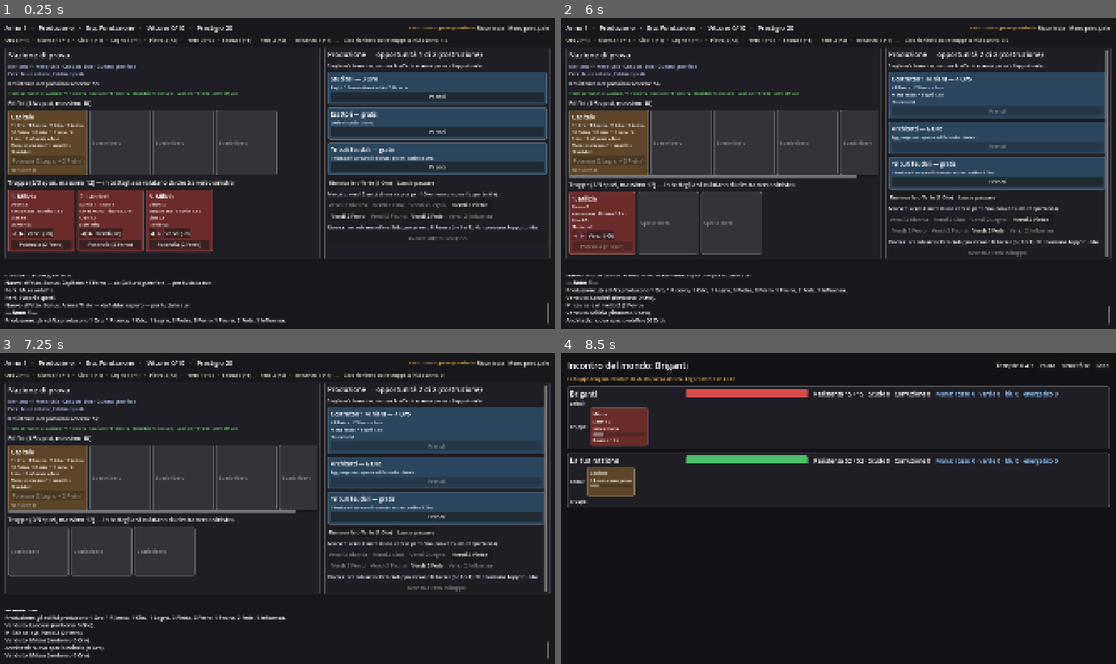
Above: before the commit, frames 1-4 (two rows, left to right).
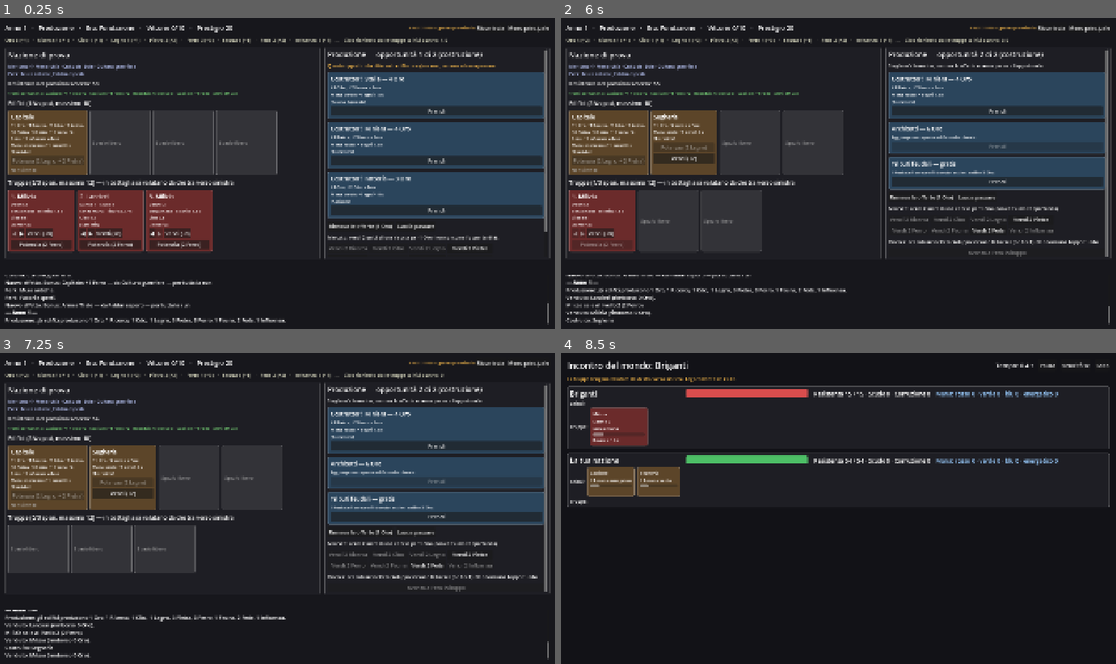
Above: after the commit, the same moments.

Repository: Bazelguese/Ultralopolis
Game: Godot game, scene res://scenes/main.tscn
Two runs of this game, one before a commit and one after it. Both use one fixed random seed, a clock stepped at 60 frames per second and the inputs below. This scene is started directly instead of the project's main scene.
Inputs:
- Up to frame 1 (0.25 s): no input
- Up to frame 2 (6 s): click "Ricomincia" at 0.5 s; click "▶" at 1.25 s; click "Vendi (+0)" at 2 s; click "Potenzia (2 Ferro)" at 2.75 s; click "▶" at 3.5 s; click "◀" at 4.25 s; click "Vendi (+0)" at 5 s; click "Prendi" at 5.75 s
- Up to frame 3 (7.25 s): click "Vendi (+0)" at 6.5 s
- Up to frame 4 (8.5 s): click "Prendi" at 7.25 s; click "Affronta" at 8 s

The runs differ from the first frame. In frame 1, 12% of the frame differs, in the area x 59-99%, y 10-75%; in frame 2, 4.7%; in frame 3, 4.2%; in frame 4, 0.8%.

Commit message:
Prima opportunità solo edifici o truppe, azioni pagate in altre risorse, rinnovo minimo 1 Oro
Dopo le prime partite di Davide: in ogni fase la prima opportunità mostra 3 elementi diversi
(edifici in Produzione, truppe in Preparazione); Studiosi, Addestramento, Fortificazioni,
Ambasciata e Processione costano Legno, Ferro, Pietra, Influenza e Fede invece dell'Oro; il
rinnovo costa sempre almeno 1 Oro. GDD v0.19. 4 nuovi test.

Co-Authored-By: Claude Opus 5.5 <noreply@anthropic.com>
Claude-Session: https://claude.ai/code/session_01X2nUZJAwTYNCuuG8byFzbC

Diff:
--- a/data/catalog/opportunities/addestramento.tres
+++ b/data/catalog/opportunities/addestramento.tres
@@ -1,15 +1,20 @@
 [gd_resource type="Resource" script_class="OpportunityDef" format=3]
 
 [ext_resource type="Script" path="res://scripts/sim/data/modifier_def.gd" id="1_jtroy"]
+[ext_resource type="Script" path="res://scripts/sim/data/resource_amounts.gd" id="1_whodr"]
 [ext_resource type="Resource" path="res://data/catalog/modifiers/addestramento.tres" id="2_whodr"]
 [ext_resource type="Script" path="res://scripts/sim/data/opportunity_def.gd" id="3_q2ip7"]
+
+[sub_resource type="Resource" id="Resource_q2ip7"]
+script = ExtResource("1_whodr")
+ferro = 2
 
 [resource]
 script = ExtResource("3_q2ip7")
 id = &"addestramento"
 display_name = "Addestramento"
-description = "Per un anno, una truppa a tua scelta ha la ricarica più corta del 25%."
+description = "Paghi 2 Ferro: per un anno, una truppa a tua scelta ha la ricarica più corta del 25%."
 phase = 1
 kind = 5
-cost_gold = 3
+cost_resources = SubResource("Resource_q2ip7")
 modifiers = Array[ExtResource("1_jtroy")]([ExtResource("2_whodr")])
--- a/data/catalog/opportunities/ambasciata.tres
+++ b/data/catalog/opportunities/ambasciata.tres
@@ -1,13 +1,18 @@
 [gd_resource type="Resource" script_class="OpportunityDef" format=3]
 
+[ext_resource type="Script" path="res://scripts/sim/data/resource_amounts.gd" id="1_jjuhv"]
 [ext_resource type="Script" path="res://scripts/sim/data/modifier_def.gd" id="1_wj15o"]
 [ext_resource type="Script" path="res://scripts/sim/data/opportunity_def.gd" id="2_jjuhv"]
+
+[sub_resource type="Resource" id="Resource_463n5"]
+script = ExtResource("1_jjuhv")
+influenza = 2
 
 [resource]
 script = ExtResource("2_jjuhv")
 id = &"ambasciata"
 display_name = "Ambasciata"
-description = "Accorcia di 1 anno un malus attivo; se si azzera, sparisce."
+description = "Paghi 2 Influenza: accorcia di 1 anno un malus attivo; se si azzera, sparisce."
 phase = 1
 kind = 6
-cost_gold = 4
+cost_resources = SubResource("Resource_463n5")
--- a/data/catalog/opportunities/esclusive/processione.tres
+++ b/data/catalog/opportunities/esclusive/processione.tres
@@ -1,15 +1,20 @@
 [gd_resource type="Resource" script_class="OpportunityDef" format=3]
 
 [ext_resource type="Script" path="res://scripts/sim/data/modifier_def.gd" id="1_5dtau"]
+[ext_resource type="Script" path="res://scripts/sim/data/resource_amounts.gd" id="1_ro0g5"]
 [ext_resource type="Resource" path="res://data/catalog/modifiers/fervore.tres" id="2_ro0g5"]
 [ext_resource type="Script" path="res://scripts/sim/data/opportunity_def.gd" id="3_dcvvf"]
+
+[sub_resource type="Resource" id="Resource_dcvvf"]
+script = ExtResource("1_ro0g5")
+fede = 2
 
 [resource]
 script = ExtResource("3_dcvvf")
 id = &"processione"
 display_name = "Processione"
-description = "Paghi 2 Oro: +15 Resistenza nel prossimo scontro con il fantasma."
+description = "Paghi 2 Fede: +15 Resistenza nel prossimo scontro con il fantasma."
 phase = 1
 kind = 5
-cost_gold = 2
+cost_resources = SubResource("Resource_dcvvf")
 modifiers = Array[ExtResource("1_5dtau")]([ExtResource("2_ro0g5")])
--- a/data/catalog/opportunities/fortificazioni.tres
+++ b/data/catalog/opportunities/fortificazioni.tres
@@ -1,15 +1,20 @@
 [gd_resource type="Resource" script_class="OpportunityDef" format=3]
 
+[ext_resource type="Script" path="res://scripts/sim/data/resource_amounts.gd" id="1_5yw5l"]
 [ext_resource type="Script" path="res://scripts/sim/data/modifier_def.gd" id="1_sx8yf"]
 [ext_resource type="Resource" path="res://data/catalog/modifiers/fortificazioni.tres" id="2_5yw5l"]
 [ext_resource type="Script" path="res://scripts/sim/data/opportunity_def.gd" id="3_tpe18"]
+
+[sub_resource type="Resource" id="Resource_tpe18"]
+script = ExtResource("1_5yw5l")
+pietra = 2
 
 [resource]
 script = ExtResource("3_tpe18")
 id = &"fortificazioni"
 display_name = "Fortificazioni"
-description = "+10 Resistenza nel prossimo scontro con il fantasma."
+description = "Paghi 2 Pietra: +10 Resistenza nel prossimo scontro con il fantasma."
 phase = 1
 kind = 5
-cost_gold = 3
+cost_resources = SubResource("Resource_tpe18")
 modifiers = Array[ExtResource("1_sx8yf")]([ExtResource("2_5yw5l")])
--- a/data/catalog/opportunities/studiosi.tres
+++ b/data/catalog/opportunities/studiosi.tres
@@ -1,13 +1,18 @@
 [gd_resource type="Resource" script_class="OpportunityDef" format=3]
 
+[ext_resource type="Script" path="res://scripts/sim/data/resource_amounts.gd" id="1_1t2q7"]
 [ext_resource type="Script" path="res://scripts/sim/data/modifier_def.gd" id="1_27gct"]
 [ext_resource type="Script" path="res://scripts/sim/data/opportunity_def.gd" id="2_1t2q7"]
+
+[sub_resource type="Resource" id="Resource_y4l4u"]
+script = ExtResource("1_1t2q7")
+legno = 3
 
 [resource]
 script = ExtResource("2_1t2q7")
 id = &"studiosi"
 display_name = "Studiosi"
-description = "Paghi 3 Oro e ottieni subito 3 Ricerca."
+description = "Paghi 3 Legno e ottieni subito 3 Ricerca."
 kind = 4
-cost_gold = 3
+cost_resources = SubResource("Resource_y4l4u")
 gain_research = 3
--- a/scripts/sim/data/opportunity_def.gd
+++ b/scripts/sim/data/opportunity_def.gd
@@ -29,6 +29,8 @@
 @export var cost_gold: int = 0
 ## Ricerca da pagare.
 @export var cost_research: int = 0
+## Altre risorse da pagare (es. Ferro per l'Addestramento, Influenza per l'Ambasciata).
+@export var cost_resources: ResourceAmounts
 
 @export_group("Guadagno")
 ## Oro ricevuto (SCAMBIO_RISORSE).
--- a/scripts/sim/data/run_rules.gd
+++ b/scripts/sim/data/run_rules.gd
@@ -48,5 +48,10 @@
 @export var alternatives_per_opportunity: int = 3
 ## Costo del primo rinnovo delle offerte.
 @export var reroll_base_cost: int = 1
+## Il rinnovo non costa mai meno di così, nemmeno con i bonus che lo riducono.
+@export var reroll_min_cost: int = 1
+## Opportunità della fase che mostra solo elementi: in Produzione 3 edifici,
+## in Preparazione 3 truppe (1 = la prima; 0 = nessuna).
+@export var dedicated_opportunity: int = 1
 ## Aumento del costo a ogni rinnovo.
 @export var reroll_cost_increase: int = 1
--- a/scripts/sim/run/offer.gd
+++ b/scripts/sim/run/offer.gd
@@ -12,6 +12,8 @@
 var price: int = 0
 ## Ricerca da pagare.
 var research_price: int = 0
+## Altre risorse da pagare (può essere null).
+var other_cost: ResourceAmounts
 
 
 var kind: OpportunityDef.Kind:
@@ -36,4 +38,6 @@
 		parts.append("%d Oro" % price)
 	if research_price > 0:
 		parts.append("%d Ricerca" % research_price)
+	if other_cost != null and not other_cost.is_empty():
+		parts.append(other_cost.describe())
 	return " + ".join(parts) if not parts.is_empty() else "gratis"
--- a/scripts/sim/run/run_state.gd
+++ b/scripts/sim/run/run_state.gd
@@ -180,7 +180,7 @@
 
 
 func reroll_cost() -> int:
-	return maxi(0, run_rules.reroll_base_cost + reroll_extra + modifiers.flat(ModifierDef.Effect.COSTO_RINNOVO))
+	return maxi(run_rules.reroll_min_cost, run_rules.reroll_base_cost + reroll_extra + modifiers.flat(ModifierDef.Effect.COSTO_RINNOVO))
 
 
 ## Resistenza con cui la nazione del giocatore inizia uno scontro (GDD §7.1.1).
@@ -425,6 +425,8 @@
 
 ## true se il Magazzino basta a pagare l'offerta (senza contare rimborsi di sostituzione).
 func can_afford(offer: Offer) -> bool:
+	if offer.other_cost != null and not can_pay(offer.other_cost):
+		return false
 	return gold >= offer.price and research >= offer.research_price
 
 
@@ -834,6 +836,8 @@
 ## Pesca a caso le alternative (GDD §4.2): tipi di opportunità diversi fra loro, tutti con la
 ## stessa probabilità; per costruttori e reclutatori si pesca poi l'elemento dell'era corrente.
 func _draw_offers() -> void:
+	if is_dedicated_opportunity() and _draw_dedicated_offers():
+		return
 	var pool: Array[OpportunityDef] = _available_opportunities()
 	var weights: Array[int] = []
 	for opportunity: OpportunityDef in pool:
@@ -853,6 +857,48 @@
 		offers.append(_make_offer(pool[pick]))
 		pool.remove_at(pick)
 		weights.remove_at(pick)
+
+
+## true se l'opportunità in corso mostra solo elementi (edifici in Produzione, truppe in Preparazione).
+func is_dedicated_opportunity() -> bool:
+	return is_shopping_phase() and opportunity_number == run_rules.dedicated_opportunity
+
+
+## Tre elementi diversi dell'era corrente (esclusivi compresi), tutti dello stesso tipo.
+## Restituisce false se nel catalogo manca l'opportunità adatta: si pesca allora come al solito.
+func _draw_dedicated_offers() -> bool:
+	var wanted_kind: OpportunityDef.Kind = OpportunityDef.Kind.COSTRUISCI_EDIFICIO if phase == Phase.PRODUZIONE else OpportunityDef.Kind.RECLUTA_TRUPPA
+	var wanted_phase: OpportunityDef.Phase = OpportunityDef.Phase.PRODUZIONE if phase == Phase.PRODUZIONE else OpportunityDef.Phase.PREPARAZIONE
+	var source: OpportunityDef = null
+	for opportunity: OpportunityDef in catalog.opportunities:
+		if opportunity.kind == wanted_kind and opportunity.phase == wanted_phase:
+			source = opportunity
+			break
+	if source == null:
+		return false
+	var count: int = maxi(1, run_rules.alternatives_per_opportunity + modifiers.flat(ModifierDef.Effect.ALTERNATIVE_OFFERTE))
+	offers = []
+	if wanted_kind == OpportunityDef.Kind.COSTRUISCI_EDIFICIO:
+		var pool: Array[BuildingDef] = _buildings_of_era()
+		for i: int in range(mini(count, pool.size())):
+			var pick: int = _rng.randi_range(0, pool.size() - 1)
+			var offer: Offer = Offer.new()
+			offer.opportunity = source
+			offer.building = pool[pick]
+			offer.price = offer.building.cost_gold
+			offers.append(offer)
+			pool.remove_at(pick)
+	else:
+		var pool: Array[TroopDef] = _troops_of_era()
+		for i: int in range(mini(count, pool.size())):
+			var pick: int = _rng.randi_range(0, pool.size() - 1)
+			var offer: Offer = Offer.new()
+			offer.opportunity = source
+			offer.troop = pool[pick]
+			offer.price = offer.troop.cost_gold
+			offers.append(offer)
+			pool.remove_at(pick)
+	return true
 
 
 ## Peso di un tipo di opportunità: 1, più 1 per ogni elemento dell'identità che lo favorisce.
@@ -905,6 +951,7 @@
 	offer.opportunity = opportunity
 	offer.price = opportunity.cost_gold
 	offer.research_price = opportunity.cost_research
+	offer.other_cost = opportunity.cost_resources
 	match opportunity.kind:
 		OpportunityDef.Kind.COSTRUISCI_EDIFICIO:
 			var buildings: Array[BuildingDef] = _buildings_of_era()
@@ -966,6 +1013,9 @@
 		return _fail("Risorse insufficienti (servono %s)." % offer.cost_text())
 	gold -= offer.price
 	research -= offer.research_price
+	if offer.other_cost != null:
+		for type: Res.Type in Res.NAMES:
+			stock[type] -= offer.other_cost.internal(type)
 	return true
 
 
--- a/scripts/ui/main_ui.gd
+++ b/scripts/ui/main_ui.gd
@@ -362,7 +362,11 @@
 func _show_opportunity() -> void:
 	var theme_text: String = "costruzione" if run.phase == RunState.Phase.PRODUZIONE else "disposizione"
 	_action_box.add_child(UiKit.wrapped("%s — opportunità %d di %d (%s)" % [run.phase_name(), run.opportunity_number, run.run_rules.opportunities_per_phase, theme_text], 24))
-	_action_box.add_child(UiKit.wrapped("Scegli un'alternativa, rinnova le offerte o lascia passare l'opportunità.", 16))
+	if run.is_dedicated_opportunity():
+		var only: String = "solo edifici" if run.phase == RunState.Phase.PRODUZIONE else "solo truppe"
+		_action_box.add_child(UiKit.wrapped("Questa opportunità offre %s: scegline uno, rinnova o lascia passare." % only, 16, UiKit.COLOR_WARNING))
+	else:
+		_action_box.add_child(UiKit.wrapped("Scegli un'alternativa, rinnova le offerte o lascia passare l'opportunità.", 16))
 	for i: int in range(run.offers.size()):
 		var offer: Offer = run.offers[i]
 		var card: PanelContainer = UiKit.panel(UiKit.COLOR_OFFER)
--- a/tests/sim/test_run_state.gd
+++ b/tests/sim/test_run_state.gd
@@ -402,6 +402,7 @@
 
 func test_acquisto_di_uno_spazio() -> void:
 	var run: RunState = _new_run()
+	run.pass_opportunity()  # La prima opportunità offre solo edifici.
 	var index: int = _find_offer(run, OpportunityDef.Kind.SPAZIO_EDIFICIO)
 	run.gold = architects.cost_gold
 	assert_true(run.buy_offer(index))
@@ -410,6 +411,7 @@
 
 func test_spazi_mai_oltre_il_massimo() -> void:
 	var run: RunState = _new_run()
+	run.pass_opportunity()  # La prima opportunità offre solo edifici.
 	run.board.base_building_slots = 10
 	for attempt: int in range(30):
 		run.gold += run.reroll_cost()
@@ -579,3 +581,63 @@
 	var replay: BattleSim = run.make_battle_replay()
 	assert_eq(replay.run_to_end(), run.last_battle.outcome)
 	assert_eq(replay.elapsed_ms, run.last_battle.elapsed_ms)
+
+
+# --- Opportunità dedicata, costi in altre risorse, rinnovo minimo ----------------
+
+func test_prima_opportunita_solo_edifici_poi_tipi_diversi() -> void:
+	var run: RunState = _new_run()
+	assert_true(run.is_dedicated_opportunity())
+	for attempt: int in range(20):
+		var ids: Array[StringName] = []
+		for offer: Offer in run.offers:
+			assert_eq(offer.kind, OpportunityDef.Kind.COSTRUISCI_EDIFICIO, "Solo edifici.")
+			assert_false(ids.has(offer.building.id), "Edifici diversi fra loro.")
+			ids.append(offer.building.id)
+		assert_eq(run.offers.size(), 3)
+		run.gold += run.reroll_cost()
+		run.reroll_offers()
+	run.pass_opportunity()
+	assert_false(run.is_dedicated_opportunity(), "La seconda opportunità ha tipi diversi.")
+	var kinds: Array[OpportunityDef.Kind] = []
+	for offer: Offer in run.offers:
+		assert_false(kinds.has(offer.kind))
+		kinds.append(offer.kind)
+
+
+func test_in_preparazione_la_prima_opportunita_offre_solo_truppe() -> void:
+	var run: RunState = _new_run()
+	_to_preparation(run)
+	assert_true(run.is_dedicated_opportunity())
+	for offer: Offer in run.offers:
+		assert_eq(offer.kind, OpportunityDef.Kind.RECLUTA_TRUPPA)
+
+
+func test_il_rinnovo_costa_almeno_1_oro() -> void:
+	var discount: ModifierDef = ModifierDef.new()
+	discount.id = &"sconto"
+	discount.effect = ModifierDef.Effect.COSTO_RINNOVO
+	discount.amount = -3
+	discount.duration_kind = ModifierDef.Duration.PERMANENTE
+	var run: RunState = _new_run()
+	run.modifiers.apply(discount, ActiveModifier.OriginKind.ALTRO, "Prova", 1, run.board, RandomNumberGenerator.new())
+	assert_eq(run.reroll_cost(), 1)
+
+
+func test_azione_pagata_con_altre_risorse() -> void:
+	var training: OpportunityDef = OpportunityDef.new()
+	training.id = &"addestramento"
+	training.phase = OpportunityDef.Phase.PRODUZIONE
+	training.kind = OpportunityDef.Kind.SCAMBIO_RISORSE
+	training.gain_research = 1
+	var iron: ResourceAmounts = ResourceAmounts.new()
+	iron.ferro = 2
+	training.cost_resources = iron
+	catalog.opportunities = [training]
+	var run: RunState = _new_run()
+	assert_false(run.can_afford(run.offers[0]), "Serve Ferro, non Oro.")
+	run.stock[Res.Type.FERRO] = 2
+	var gold_before: int = run.gold
+	assert_true(run.buy_offer(0))
+	assert_eq(run.stock[Res.Type.FERRO], 0)
+	assert_eq(run.gold, gold_before, "L'Oro non viene toccato.")
Not shown, changed: docs/Ultralopolis_GDD.md
